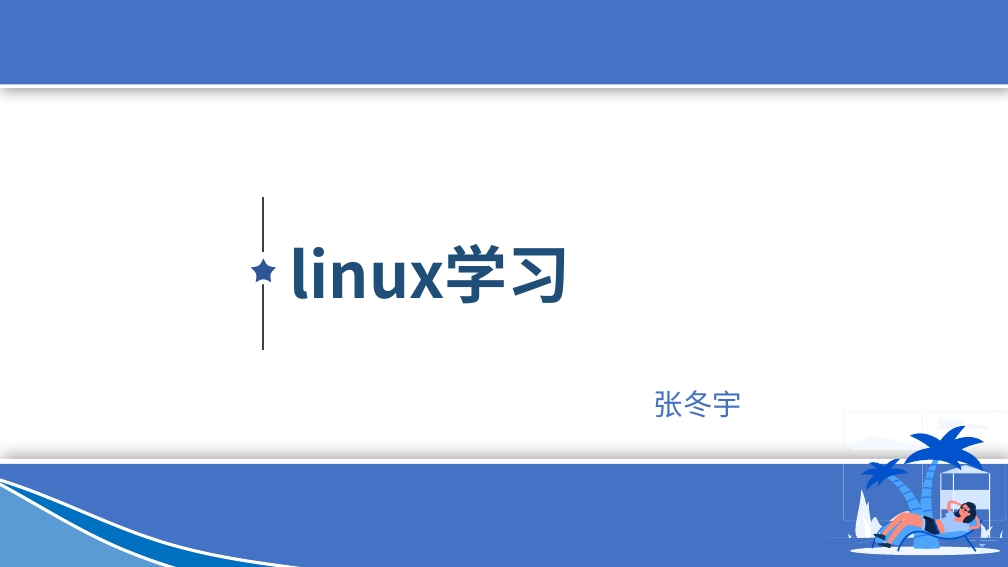
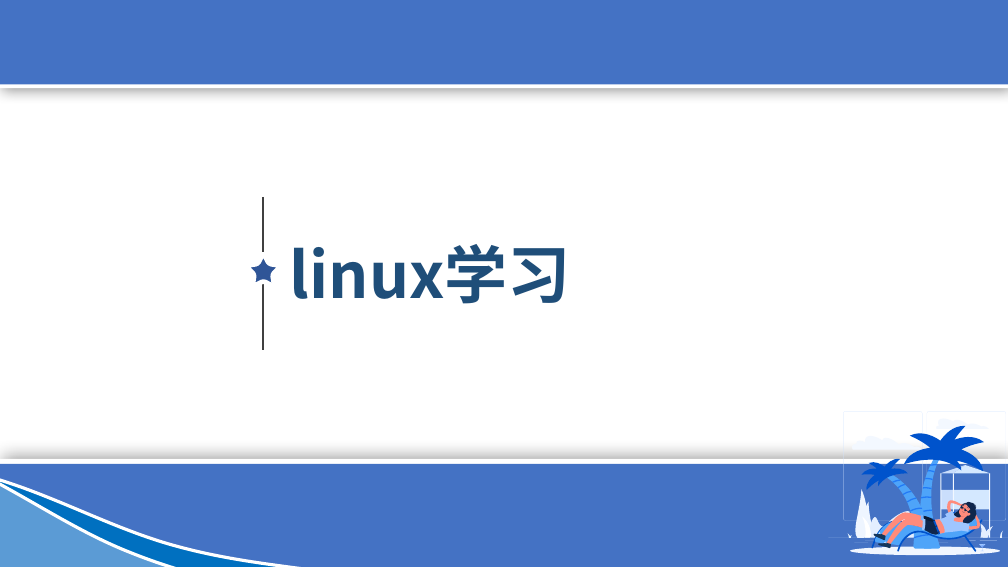
Before and after one commit to spyushao/linux, a slide deck: slide 1 of ppt/ch2/鸟哥的linux私房菜-第一章.pptx. Drawn at 1008x567 pixels with LibreOffice and Linux fonts; fonts in the diff are those of the drawing. Boxes give left, top, right and bottom in pixels: in the first picture for what was removed or moved away, otherwise in the second. Text is boxed around its words. In the diff, an @@ line names an element or a change of style, - is before the commit and + after.

```diff
--- a/ppt/ch2/鸟哥的linux私房菜-第一章.pptx
+++ b/ppt/ch2/鸟哥的linux私房菜-第一章.pptx
@@ text removed at (654,390,742,418) @@
-张冬宇
```
Also in this commit, not shown: 2 other files.
